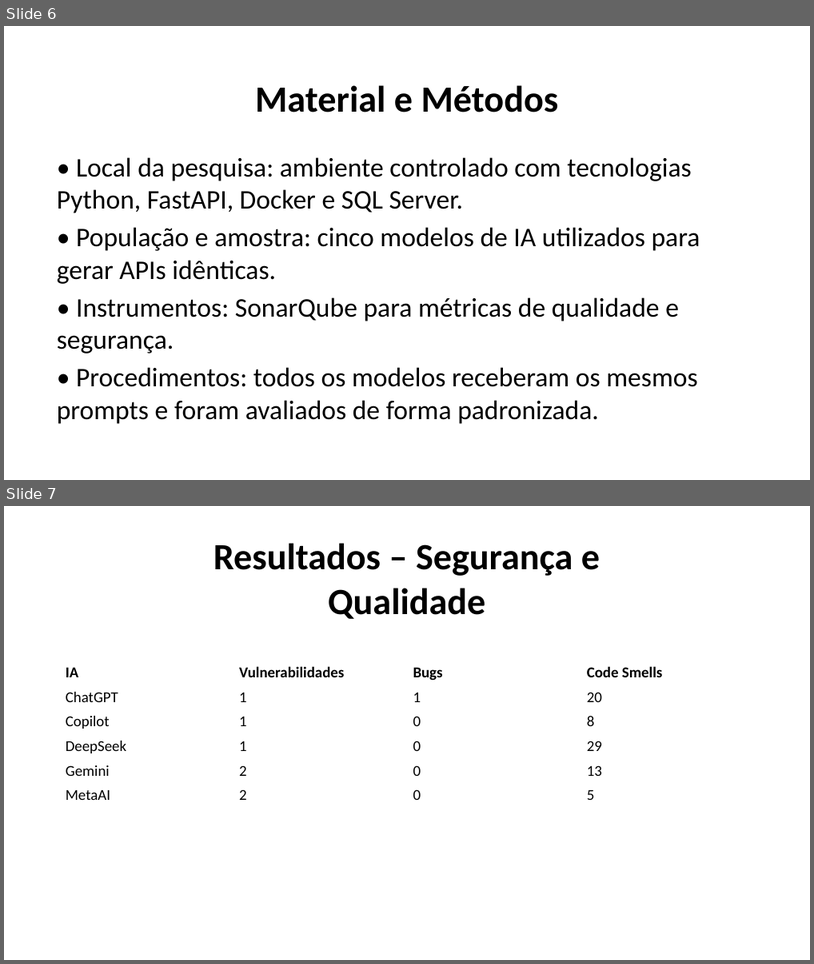
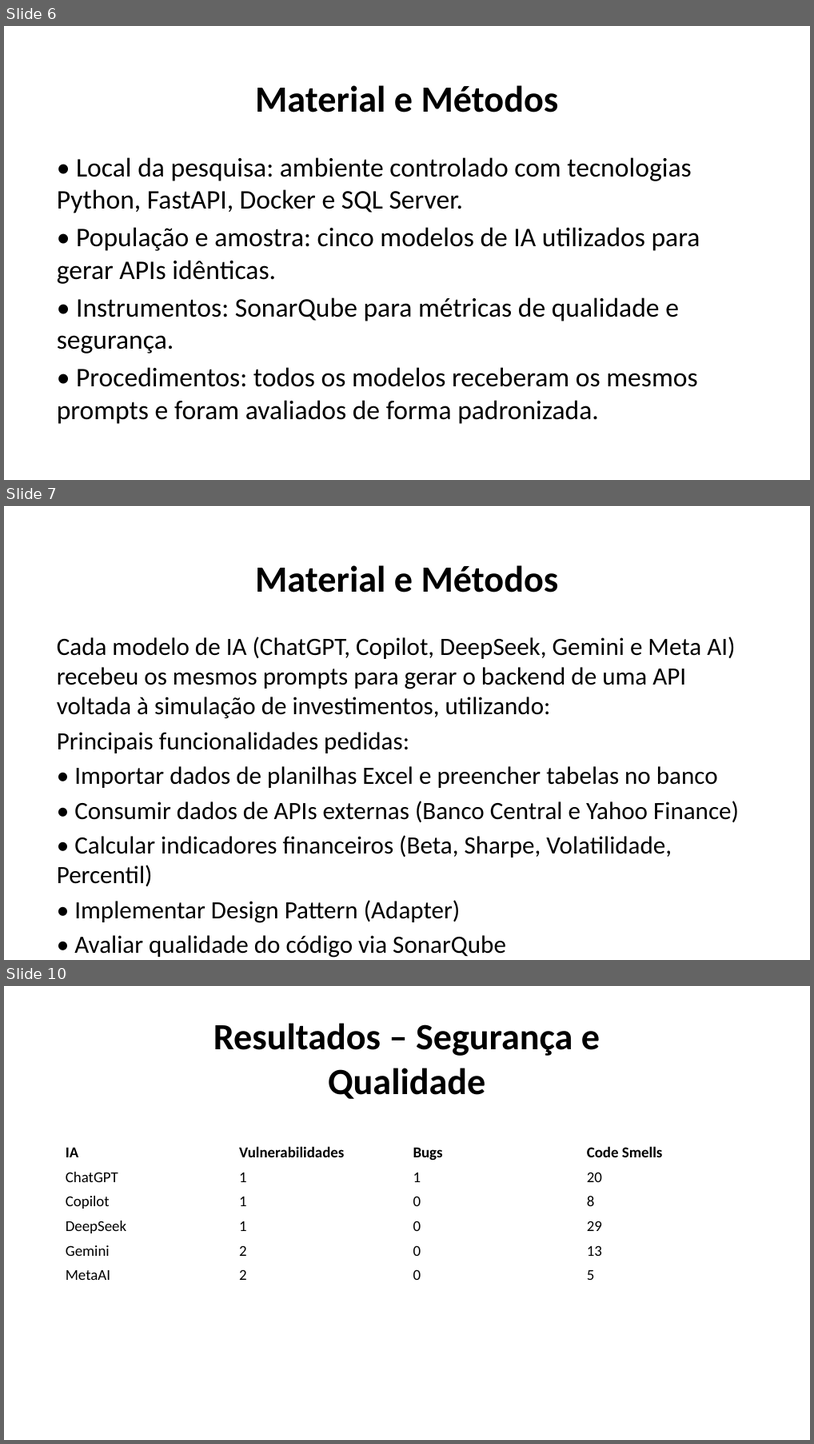
Before and after one commit to igorayelloborgesdev/AI-benchmark, a slide deck: _DOC/Apresentação Igor Ayello Borges.pptx. Shown one above the other, each under a label of ours: slides 6 and 7 before the commit, slides 6, 7 and 10 after it; the slides between them are not shown. The pictures are 814x964 and 814x1444 pixels, drawn with LibreOffice and Linux fonts; fonts in the diff are those of the drawing; background and template pictures are left out. Boxes give left, top, right and bottom in pixels: in the first picture for what was removed or moved away, otherwise in the second. Text is boxed around its words. In the diff, an @@ line names an element or a change of style, - is before the commit and + after.

```diff
--- a/_DOC/Apresentação Igor Ayello Borges.pptx
+++ b/_DOC/Apresentação Igor Ayello Borges.pptx
@@ slide 7 added at bbox=[4, 506, 810, 960], background #FFFFFF @@
@@ text added at bbox=[255, 565, 559, 592], 44 pt, text #000000, bold @@
+Material e Métodos
@@ text added at bbox=[57, 636, 739, 923], 29.6 pt, text #000000 @@
+Cada modelo de IA (ChatGPT, Copilot, DeepSeek, Gemini e Meta AI) recebeu os mesmos prompts para gerar o backend de uma API voltada à simulação de investimentos, utilizando:
+Principais funcionalidades pedidas:
+• Importar dados de planilhas Excel e preencher tabelas no banco
+• Consumir dados de APIs externas (Banco Central e Yahoo Finance)
+• Calcular indicadores financeiros (Beta, Sharpe, Volatilidade, Percentil)
+• Implementar Design Pattern (Adapter)
+• Avaliar qualidade do código via SonarQube
@@ what was slide 7 is now slide 10 @@
```
Also in this commit, not shown: 2 other slides added.
